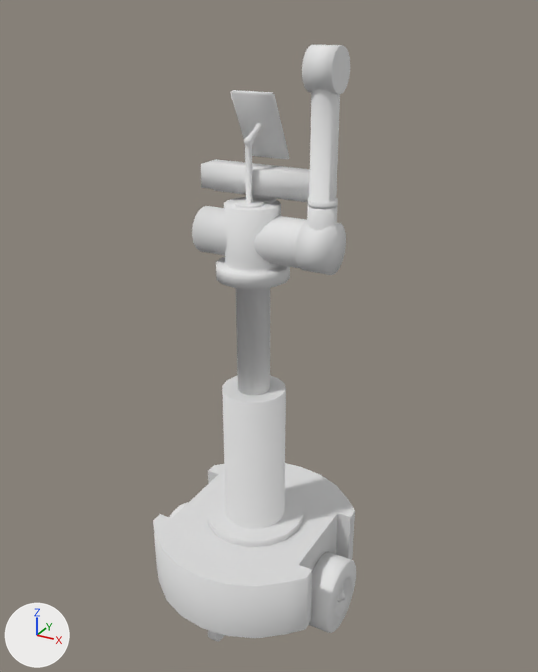
One commit to the Blender file vl.vlabs.com.ua/models/vlab.assistant/vlab.assistant.blend: the scene before it, then after it.
Rendered twice from a camera (50 mm lens) standing at (0.768, -1.324, 1.4) and looking at (0.017, 0.042, 0.717). The axes (+X, +Y, +Z) are drawn at lower left. The lights are the same throughout.

The first picture shows 'Extender', 'ManipulatorBase', 'ManipulatorLink1', 'ManipulatorLink2', 'ManipulatorLink3', 'RWheel', 'VLabAssistant'.
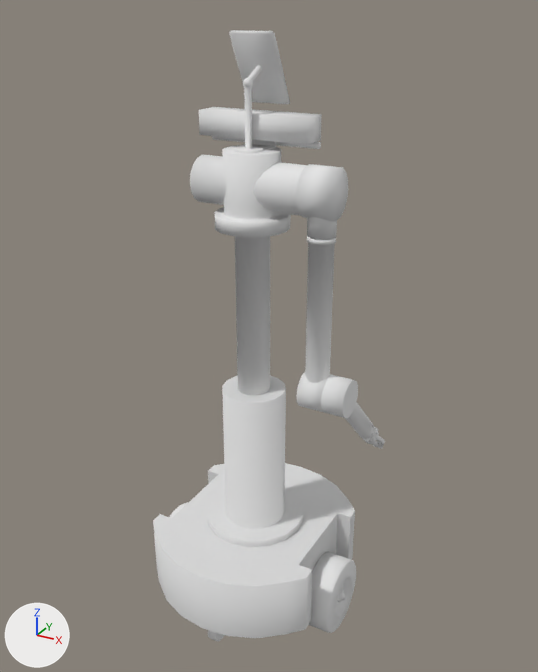
Commit message: VLab assistant (pleminary completed)

What differs and where, as boxes (x1, y1, x2, y2) in the pictures (538 x 672 px):
'ManipulatorLink1', moved
    before: (192, 90, 310, 270)
    after: (190, 30, 322, 217)
'Extender', moved
    before: (216, 270, 290, 395)
    after: (215, 220, 290, 395)
'ManipulatorLink3', deleted
    before: (302, 44, 350, 208)
'ManipulatorLink2', moved, turned
    before: (295, 205, 346, 275)
    after: (296, 164, 348, 240)
'ManipulatorLink3R', added
    after: (296, 236, 336, 413)
'ManipulatorLink4R', added
    after: (321, 375, 375, 439)
'ManipulatorBase', moved
    before: (216, 257, 290, 280)
    after: (214, 207, 291, 228)
'ManipulatorGripperRFingerR', now drawn
    after: (375, 434, 385, 449)
'ManipulatorGripperR', now drawn
    after: (362, 427, 379, 444)
'ManipulatorLink5R', now drawn
    after: (364, 426, 376, 440)
'ManipulatorGripperRFingerR.001', now drawn
    after: (372, 441, 377, 447)

The edits, one by one:
Material 'ManipulatorLink4Material' (mat_manipulatorlink4material) is new.
Its base color is (0.8, 0.8, 0.8) (white #e7e7e7).
Mesh me_circle_013_1 is new.
It has 88 vertices, 61 faces and spans x -0.029..0.029, y -0.042..0.042, z 0.0..0.392.
It uses material mat_manipulatorlink3material (white #e7e7e7).
Mesh me_circle_012 is new.
It has 92 vertices, 64 faces and spans x 0.0..0.05, y -0.042..0.042, z -0.042..0.258.
It uses material mat_manipulatorlink4material (white #e7e7e7).
Object 'Extender' (ob_extender) moves from (0.0, 0.0, 0.09) to (0.0, 0.0, 0.2).
Object 'ManipulatorLink2' (ob_manipulatorlink2) turns from (0, 0, 0) to (-180, 0, 0) degrees about x, y and z.
Object 'ManipulatorLink3' (ob_manipulatorlink3) is deleted.
Object 'ManipulatorLink4R' (ob_manipulatorlink4r) is new; it shows me_circle_012.
Its parent is ob_manipulatorlink3r.
Its matrix parent inverse is Matrix(((1.0, 0.0, 0.0, -0.16), (0.0, 1.0, 0.0, 0.0), (0.0, 0.0, 1.0, -1.048), (0.0, 0.0, 0.0, 1.0))).
Its location is (0.189, 0.0, 1.398).
Its rotation in degrees is (45, 0, 0).
Object 'ManipulatorLink3R' (ob_manipulatorlink3r) is new; it shows me_circle_013_1.
Its parent is ob_manipulatorlink2.
Its matrix parent inverse is Matrix(((1.0, 0.0, 0.0, -0.13), (0.0, 1.0, 0.0, 0.0), (0.0, 0.0, 1.0, -0.96), (0.0, 0.0, 0.0, 1.0))).
Its location is (0.16, 0.0, 1.048).
